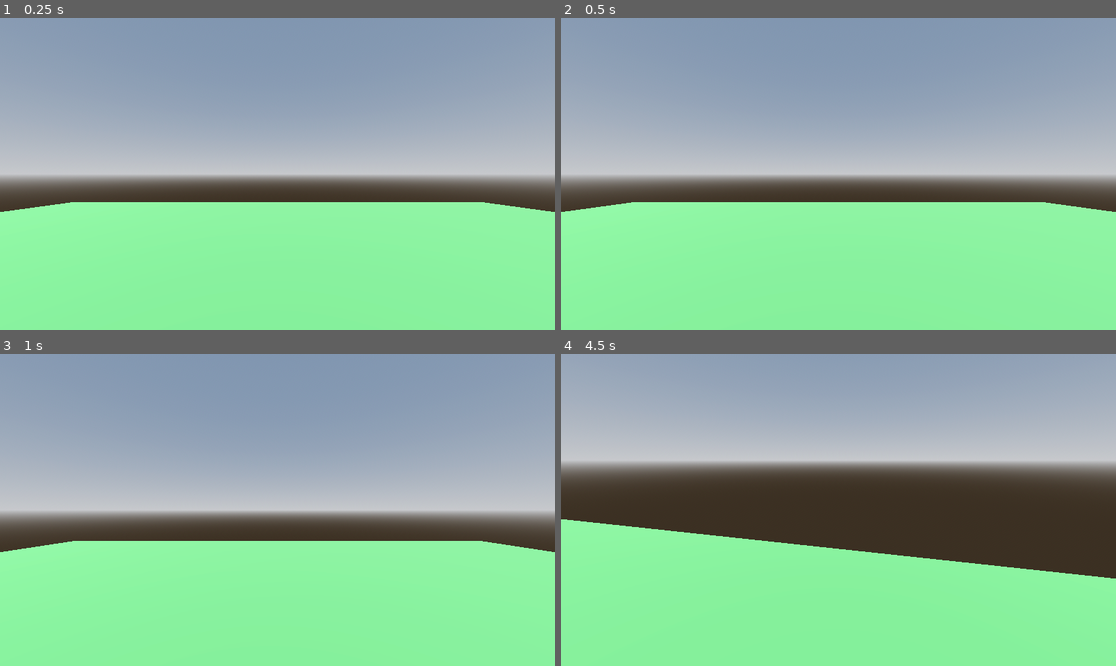
Above: before the commit, frames 1-4 (two rows, left to right).
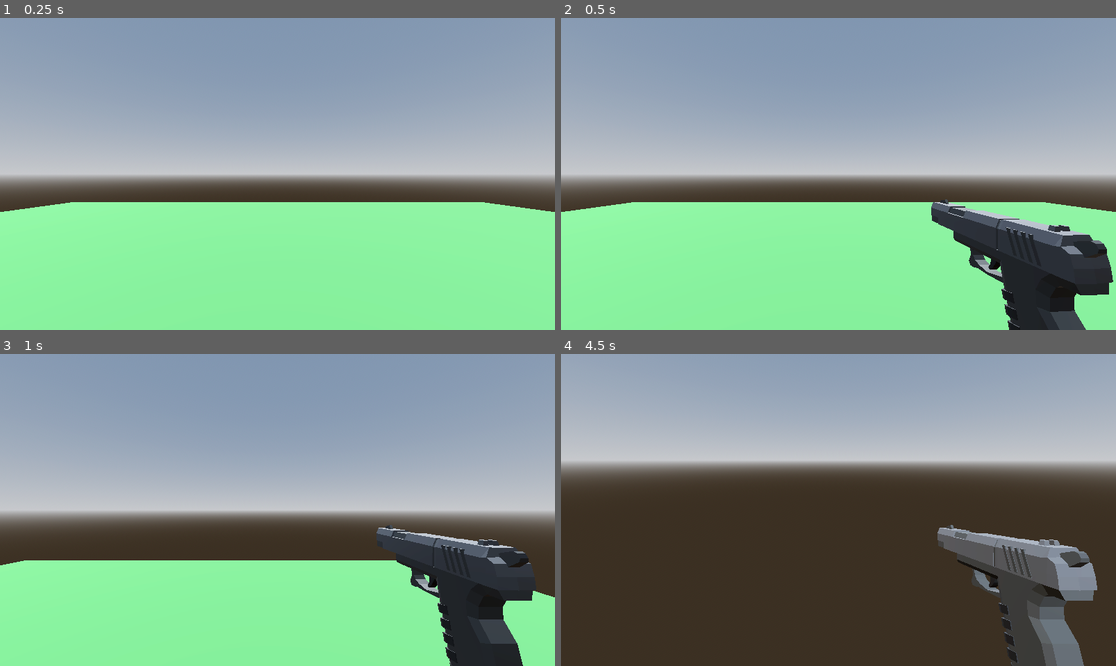
Above: after the commit, the same moments.

Repository: JunH0128/ShooterGame
Game: Godot game, scene res://Game.tscn
Same seed, same stepped clock (60 frames per second), same inputs: the game is played once before the commit and once after it.
Inputs (mouse positions are in pixels of both pictures, inside the frame that each line leads up to):
- Up to frame 1 (0.25 s): no input
- Up to frame 2 (0.5 s): no input
- Up to frame 3 (1 s): tap Enter (ui_accept) at 0.5, 0.77 s; move the mouse to (399, 494) at 0.52 s; press the mouse at (399, 494) at 0.53 s; hold D (right) from 0.53 s (still down)
- Up to frame 4 (4.5 s): move the mouse to (810, 510) at 1.27 s; release D (right) at 1.28 s; release the mouse at (810, 510) at 1.28 s; hold W (up) from 1.28 s (still down); click (810, 510) at 1.35 s; tap Enter (ui_accept) at 1.52, 3.02, 3.77 s; move the mouse to (849, 503) at 2.02 s; press the mouse at (849, 503) at 2.03 s; move the mouse to (832, 516) at 2.77 s; release the mouse at (832, 516) at 2.78 s; click (832, 516) at 2.85 s; move the mouse to (877, 513) at 3.52 s; press the mouse at (877, 513) at 3.53 s; move the mouse to (794, 506) at 4.27 s; release the mouse at (794, 506) at 4.28 s; click (794, 506) at 4.35 s

Frame 1 is identical in both runs. In frame 2, 7.4% of the frame differs, in the area x 66-100%, y 58-100%; in frame 3, 12%; in frame 4, 40%, in the area x 0-100%, y 53-100%.
Error before the commit: Attempt to call function 'is_playing' in base 'null instance' on a null instance. (res://Movement.gd:34)

Commit message:
new animation and fixing problem
adding new animation for the rifle and trying to apply animation to player like changing weapons

Diff:
--- a/shooter-game/Movement.gd
+++ b/shooter-game/Movement.gd
@@ -30,9 +30,9 @@
 	if Input.is_action_just_pressed("ui_accept") and is_on_floor():
 		velocity.y = JUMP_VELOCITY
 
-	if Input.is_action_pressed("shoot"):
-		if !gun_anim.is_playing():
-			gun_anim.play("Shoot")
+	#if Input.is_action_pressed("shoot"):
+		#if !gun_anim.is_playing():
+			#gun_anim.play("Shoot")
 
 	# Get the input direction and handle the movement/deceleration.
 	# As good practice, you should replace UI actions with custom gameplay actions.
--- a/shooter-game/Pistol.tscn
+++ b/shooter-game/Pistol.tscn
@@ -1,6 +1,6 @@
 [gd_scene load_steps=2 format=3 uid="uid://x0f2or8soflm"]
 
-[ext_resource type="PackedScene" uid="uid://c1lmaw2tulbx8" path="res://Pistol.glb" id="1_3w4v6"]
+[ext_resource type="PackedScene" uid="uid://c1lmaw2tulbx8" path="res://Assets/Pistol.glb" id="1_3w4v6"]
 
 [node name="pistol" instance=ExtResource("1_3w4v6")]
 transform = Transform3D(0.43, 0, 0, 0, 0.43, 0, 0, 0, 0.43, 0, 0, 0)
--- a/shooter-game/Player.tscn
+++ b/shooter-game/Player.tscn
@@ -1,9 +1,13 @@
-[gd_scene load_steps=16 format=3 uid="uid://dipi6emcgss2g"]
+[gd_scene load_steps=24 format=3 uid="uid://dipi6emcgss2g"]
 
 [ext_resource type="Script" uid="uid://bqotppxhs45jt" path="res://Movement.gd" id="1_kpjcp"]
+[ext_resource type="Script" uid="uid://r8wp7v3l82xa" path="res://weapon_manager.gd" id="2_5ncpa"]
 [ext_resource type="PackedScene" uid="uid://x0f2or8soflm" path="res://Pistol.tscn" id="2_kne1u"]
-[ext_resource type="PackedScene" uid="uid://bxixe6nplqyaq" path="res://Assault Rifle.glb" id="3_e80uo"]
-[ext_resource type="PackedScene" uid="uid://ds57c5rhe02yk" path="res://Shotgun.glb" id="4_cxr5p"]
+[ext_resource type="PackedScene" uid="uid://bxixe6nplqyaq" path="res://Assets/Assault Rifle.glb" id="3_e80uo"]
+[ext_resource type="Script" uid="uid://brq7q6sresex" path="res://Scripts/weapon_resource.gd" id="3_wi0c6"]
+[ext_resource type="PackedScene" uid="uid://ds57c5rhe02yk" path="res://Assets/Shotgun.glb" id="4_cxr5p"]
+[ext_resource type="Resource" uid="uid://ddmvw5obasde6" path="res://Weapon Resource/Pistol.tres" id="4_hp6x6"]
+[ext_resource type="Resource" uid="uid://bku0ngrhcbl5d" path="res://Weapon Resource/Rifle.tres" id="5_3tkgg"]
 
 [sub_resource type="CapsuleMesh" id="CapsuleMesh_iel74"]
 
@@ -53,6 +57,129 @@
 "values": [Vector3(0, 3.14159, 0), Vector3(0, 1.5708, 0)]
 }
 
+[sub_resource type="Animation" id="Animation_5ncpa"]
+resource_name = "Pistol Deactivate"
+length = 0.5
+tracks/0/type = "value"
+tracks/0/imported = false
+tracks/0/enabled = true
+tracks/0/path = NodePath("pistol:position")
+tracks/0/interp = 1
+tracks/0/loop_wrap = true
+tracks/0/keys = {
+"times": PackedFloat32Array(0, 0.5),
+"transitions": PackedFloat32Array(1, 1),
+"update": 0,
+"values": [Vector3(0.658175, -0.377085, -0.688546), Vector3(-1.15368, -2.04275, 0.586652)]
+}
+tracks/1/type = "value"
+tracks/1/imported = false
+tracks/1/enabled = true
+tracks/1/path = NodePath("pistol:rotation")
+tracks/1/interp = 1
+tracks/1/loop_wrap = true
+tracks/1/keys = {
+"times": PackedFloat32Array(0, 0.5),
+"transitions": PackedFloat32Array(1, 1),
+"update": 0,
+"values": [Vector3(0, 1.5708, 0), Vector3(0, 3.14159, 0)]
+}
+tracks/2/type = "value"
+tracks/2/imported = false
+tracks/2/enabled = true
+tracks/2/path = NodePath("pistol:visible")
+tracks/2/interp = 1
+tracks/2/loop_wrap = true
+tracks/2/keys = {
+"times": PackedFloat32Array(0, 0.5),
+"transitions": PackedFloat32Array(1, 1),
+"update": 1,
+"values": [true, false]
+}
+
+[sub_resource type="Animation" id="Animation_3tkgg"]
+resource_name = "Pistol OOA"
+length = 0.1
+tracks/0/type = "value"
+tracks/0/imported = false
+tracks/0/enabled = true
+tracks/0/path = NodePath("pistol:position")
+tracks/0/interp = 1
+tracks/0/loop_wrap = true
+tracks/0/keys = {
+"times": PackedFloat32Array(0, 0.0333333, 0.1),
+"transitions": PackedFloat32Array(1, 1, 1),
+"update": 0,
+"values": [Vector3(0.658175, -0.377085, -0.688546), Vector3(0.658, -0.377, -0.549), Vector3(0.658175, -0.377085, -0.688546)]
+}
+tracks/1/type = "value"
+tracks/1/imported = false
+tracks/1/enabled = true
+tracks/1/path = NodePath("pistol:rotation")
+tracks/1/interp = 1
+tracks/1/loop_wrap = true
+tracks/1/keys = {
+"times": PackedFloat32Array(0, 0.0333333, 0.1),
+"transitions": PackedFloat32Array(1, 1, 1),
+"update": 0,
+"values": [Vector3(0, 1.5708, 0), Vector3(0, 1.5708, 0), Vector3(0, 1.5708, 0)]
+}
+
+[sub_resource type="Animation" id="Animation_hp6x6"]
+resource_name = "Pistol Reload"
+tracks/0/type = "value"
+tracks/0/imported = false
+tracks/0/enabled = true
+tracks/0/path = NodePath("pistol:position")
+tracks/0/interp = 1
+tracks/0/loop_wrap = true
+tracks/0/keys = {
+"times": PackedFloat32Array(0, 0.2, 0.4, 0.8, 1),
+"transitions": PackedFloat32Array(1, 1, 1, 1, 1),
+"update": 0,
+"values": [Vector3(0.658175, -0.377085, -0.688546), Vector3(0.1, -0.377, -0.219), Vector3(0.1, -0.377, -0.094), Vector3(0.1, -0.377, -0.219), Vector3(0.658175, -0.377085, -0.688546)]
+}
+tracks/1/type = "value"
+tracks/1/imported = false
+tracks/1/enabled = true
+tracks/1/path = NodePath("pistol:rotation")
+tracks/1/interp = 1
+tracks/1/loop_wrap = true
+tracks/1/keys = {
+"times": PackedFloat32Array(0, 0.2, 0.4, 0.8, 1),
+"transitions": PackedFloat32Array(1, 1, 1, 1, 1),
+"update": 0,
+"values": [Vector3(0, 1.5708, 0), Vector3(0.872665, 1.5708, 0), Vector3(0.872665, 1.5708, 0), Vector3(0.872665, 1.5708, 0), Vector3(0, 1.5708, 0)]
+}
+
+[sub_resource type="Animation" id="Animation_wi0c6"]
+resource_name = "Pistol Shoot"
+length = 0.2
+tracks/0/type = "value"
+tracks/0/imported = false
+tracks/0/enabled = true
+tracks/0/path = NodePath("pistol:position")
+tracks/0/interp = 1
+tracks/0/loop_wrap = true
+tracks/0/keys = {
+"times": PackedFloat32Array(0, 0.0333333, 0.2),
+"transitions": PackedFloat32Array(1, 1, 1),
+"update": 0,
+"values": [Vector3(0.658175, -0.377085, -0.688546), Vector3(0.658, -0.377, -0.519), Vector3(0.658175, -0.377085, -0.688546)]
+}
+tracks/1/type = "value"
+tracks/1/imported = false
+tracks/1/enabled = true
+tracks/1/path = NodePath("pistol:rotation")
+tracks/1/interp = 1
+tracks/1/loop_wrap = true
+tracks/1/keys = {
+"times": PackedFloat32Array(0, 0.0333333, 0.2),
+"transitions": PackedFloat32Array(1, 1, 1),
+"update": 0,
+"values": [Vector3(0, 1.5708, 0), Vector3(0, 1.5708, 0.523599), Vector3(0, 1.5708, 0)]
+}
+
 [sub_resource type="Animation" id="Animation_dtqjt"]
 length = 0.001
 tracks/0/type = "value"
@@ -128,127 +255,32 @@
 "values": [false]
 }
 
-[sub_resource type="Animation" id="Animation_5ncpa"]
-resource_name = "Pistol Deactivate"
-length = 0.5
-tracks/0/type = "value"
-tracks/0/imported = false
-tracks/0/enabled = true
-tracks/0/path = NodePath("pistol:position")
-tracks/0/interp = 1
-tracks/0/loop_wrap = true
-tracks/0/keys = {
-"times": PackedFloat32Array(0, 0.5),
-"transitions": PackedFloat32Array(1, 1),
-"update": 0,
-"values": [Vector3(0.658175, -0.377085, -0.688546), Vector3(-1.15368, -2.04275, 0.586652)]
-}
-tracks/1/type = "value"
-tracks/1/imported = false
-tracks/1/enabled = true
-tracks/1/path = NodePath("pistol:rotation")
-tracks/1/interp = 1
-tracks/1/loop_wrap = true
-tracks/1/keys = {
-"times": PackedFloat32Array(0, 0.5),
-"transitions": PackedFloat32Array(1, 1),
-"update": 0,
-"values": [Vector3(0, 1.5708, 0), Vector3(0, 3.14159, 0)]
-}
-tracks/2/type = "value"
-tracks/2/imported = false
-tracks/2/enabled = true
-tracks/2/path = NodePath("pistol:visible")
-tracks/2/interp = 1
-tracks/2/loop_wrap = true
-tracks/2/keys = {
-"times": PackedFloat32Array(0, 0.5),
-"transitions": PackedFloat32Array(1, 1),
-"update": 1,
-"values": [true, false]
-}
-
-[sub_resource type="Animation" id="Animation_wi0c6"]
-resource_name = "Pistol Shoot"
-length = 0.2
-tracks/0/type = "value"
-tracks/0/imported = false
-tracks/0/enabled = true
-tracks/0/path = NodePath("pistol:position")
-tracks/0/interp = 1
-tracks/0/loop_wrap = true
-tracks/0/keys = {
-"times": PackedFloat32Array(0, 0.0333333, 0.2),
-"transitions": PackedFloat32Array(1, 1, 1),
-"update": 0,
-"values": [Vector3(0.658175, -0.377085, -0.688546), Vector3(0.658, -0.377, -0.639), Vector3(0.658175, -0.377085, -0.688546)]
-}
-tracks/1/type = "value"
-tracks/1/imported = false
-tracks/1/enabled = true
-tracks/1/path = NodePath("pistol:rotation")
-tracks/1/interp = 1
-tracks/1/loop_wrap = true
-tracks/1/keys = {
-"times": PackedFloat32Array(0, 0.0333333, 0.2),
-"transitions": PackedFloat32Array(1, 1, 1),
-"update": 0,
-"values": [Vector3(0, 1.5708, 0), Vector3(0, 1.5708, 0.523599), Vector3(0, 1.5708, 0)]
-}
-
-[sub_resource type="Animation" id="Animation_hp6x6"]
-resource_name = "Pistol Reload"
-tracks/0/type = "value"
-tracks/0/imported = false
-tracks/0/enabled = true
-tracks/0/path = NodePath("pistol:position")
-tracks/0/interp = 1
-tracks/0/loop_wrap = true
-tracks/0/keys = {
-"times": PackedFloat32Array(0, 0.2, 0.4, 0.8, 1),
-"transitions": PackedFloat32Array(1, 1, 1, 1, 1),
-"update": 0,
-"values": [Vector3(0.658175, -0.377085, -0.688546), Vector3(0.1, -0.377, -0.219), Vector3(0.1, -0.377, -0.094), Vector3(0.1, -0.377, -0.219), Vector3(0.658175, -0.377085, -0.688546)]
-}
-tracks/1/type = "value"
-tracks/1/imported = false
-tracks/1/enabled = true
-tracks/1/path = NodePath("pistol:rotation")
-tracks/1/interp = 1
-tracks/1/loop_wrap = true
-tracks/1/keys = {
-"times": PackedFloat32Array(0, 0.2, 0.4, 0.8, 1),
-"transitions": PackedFloat32Array(1, 1, 1, 1, 1),
-"update": 0,
-"values": [Vector3(0, 1.5708, 0), Vector3(0.872665, 1.5708, 0), Vector3(0.872665, 1.5708, 0), Vector3(0.872665, 1.5708, 0), Vector3(0, 1.5708, 0)]
-}
-
-[sub_resource type="Animation" id="Animation_3tkgg"]
-resource_name = "Pistol OOA"
+[sub_resource type="Animation" id="Animation_cxr5p"]
+resource_name = "Rifle AOO"
 length = 0.1
 tracks/0/type = "value"
 tracks/0/imported = false
 tracks/0/enabled = true
-tracks/0/path = NodePath("pistol:position")
+tracks/0/path = NodePath("Assault Rifle:position")
 tracks/0/interp = 1
 tracks/0/loop_wrap = true
 tracks/0/keys = {
 "times": PackedFloat32Array(0, 0.0333333, 0.1),
 "transitions": PackedFloat32Array(1, 1, 1),
 "update": 0,
-"values": [Vector3(0.658175, -0.377085, -0.688546), Vector3(0.658, -0.377, -0.549), Vector3(0.658175, -0.377085, -0.688546)]
-}
-tracks/1/type = "value"
-tracks/1/imported = false
-tracks/1/enabled = true
-tracks/1/path = NodePath("pistol:rotation")
+"values": [Vector3(0.659334, -0.341495, -1.06067), Vector3(0.659334, -0.341495, -0.970775), Vector3(0.659334, -0.341495, -1.06067)]
+}
+tracks/1/type = "value"
+tracks/1/imported = false
+tracks/1/enabled = true
+tracks/1/path = NodePath("Assault Rifle:rotation")
 tracks/1/interp = 1
 tracks/1/loop_wrap = true
 tracks/1/keys = {
 "times": PackedFloat32Array(0, 0.0333333, 0.1),
 "transitions": PackedFloat32Array(1, 1, 1),
 "update": 0,
-"values": [Vector3(0, 1.5708, 0), Vector3(0, 1.5708, 0), Vector3(0, 1.5708, 0)]
+"values": [Vector3(0, 0, 0), Vector3(0, 0, 0), Vector3(0, 0, 0)]
 }
 
 [sub_resource type="Animation" id="Animation_l6ohk"]
@@ -261,7 +293,7 @@
 tracks/0/interp = 1
 tracks/0/loop_wrap = true
 tracks/0/keys = {
-"times": PackedFloat32Array(0, 0.2, 0.5),
+"times": PackedFloat32Array(0, 0.1, 0.5),
 "transitions": PackedFloat32Array(1, 1, 1),
 "update": 0,
 "values": [Vector3(0, -2.0322, 0.673079), Vector3(0.263734, -1.35592, -0.0204188), Vector3(0.659334, -0.341495, -1.06067)]
@@ -273,7 +305,7 @@
 tracks/1/interp = 1
 tracks/1/loop_wrap = true
 tracks/1/keys = {
-"times": PackedFloat32Array(0, 0.2, 0.5),
+"times": PackedFloat32Array(0, 0.1, 0.5),
 "transitions": PackedFloat32Array(1, 1, 1),
 "update": 0,
 "values": [Vector3(0, 0, 0), Vector3(0, 1.5708, 0), Vector3(0, 0, 0)]
@@ -285,10 +317,105 @@
 tracks/2/interp = 1
 tracks/2/loop_wrap = true
 tracks/2/keys = {
-"times": PackedFloat32Array(0, 0.2),
+"times": PackedFloat32Array(0, 0.1),
 "transitions": PackedFloat32Array(1, 1),
 "update": 1,
 "values": [false, true]
+}
+
+[sub_resource type="Animation" id="Animation_e80uo"]
+resource_name = "Rifle Deactivate"
+length = 0.5
+tracks/0/type = "value"
+tracks/0/imported = false
+tracks/0/enabled = true
+tracks/0/path = NodePath("Assault Rifle:position")
+tracks/0/interp = 1
+tracks/0/loop_wrap = true
+tracks/0/keys = {
+"times": PackedFloat32Array(0, 0.5),
+"transitions": PackedFloat32Array(1, 1),
+"update": 0,
+"values": [Vector3(0.659334, -0.341495, -1.06067), Vector3(-0.753216, -1.45477, 0.75984)]
+}
+tracks/1/type = "value"
+tracks/1/imported = false
+tracks/1/enabled = true
+tracks/1/path = NodePath("Assault Rifle:rotation")
+tracks/1/interp = 1
+tracks/1/loop_wrap = true
+tracks/1/keys = {
+"times": PackedFloat32Array(0, 0.5),
+"transitions": PackedFloat32Array(1, 1),
+"update": 0,
+"values": [Vector3(0, 0, 0), Vector3(0, 1.5708, 0)]
+}
+tracks/2/type = "value"
+tracks/2/imported = false
+tracks/2/enabled = true
+tracks/2/path = NodePath("Assault Rifle:visible")
+tracks/2/interp = 1
+tracks/2/loop_wrap = true
+tracks/2/keys = {
+"times": PackedFloat32Array(0, 0.5),
+"transitions": PackedFloat32Array(1, 1),
+"update": 1,
+"values": [true, false]
+}
+
+[sub_resource type="Animation" id="Animation_oudfo"]
+resource_name = "Rifle Reload"
+tracks/0/type = "value"
+tracks/0/imported = false
+tracks/0/enabled = true
+tracks/0/path = NodePath("Assault Rifle:position")
+tracks/0/interp = 1
+tracks/0/loop_wrap = true
+tracks/0/keys = {
+"times": PackedFloat32Array(0, 0.2, 0.4, 0.8, 1),
+"transitions": PackedFloat32Array(1, 1, 1, 1, 1),
+"update": 0,
+"values": [Vector3(0.659334, -0.341495, -1.06067), Vector3(0.555441, -0.328445, -0.734471), Vector3(0.322954, -0.328445, -0.554993), Vector3(0.555441, -0.328445, -0.734471), Vector3(0.659334, -0.341495, -1.06067)]
+}
+tracks/1/type = "value"
+tracks/1/imported = false
+tracks/1/enabled = true
+tracks/1/path = NodePath("Assault Rifle:rotation")
+tracks/1/interp = 1
+tracks/1/loop_wrap = true
+tracks/1/keys = {
+"times": PackedFloat32Array(0, 0.2, 0.4, 0.8, 1),
+"transitions": PackedFloat32Array(1, 1, 1, 1, 1),
+"update": 0,
+"values": [Vector3(0, 0, 0), Vector3(0.128613, 0.177835, -0.559897), Vector3(-0.140904, 0.178134, -0.608225), Vector3(0.128613, 0.177835, -0.559897), Vector3(0, 0, 0)]
+}
+
+[sub_resource type="Animation" id="Animation_d6rpx"]
+resource_name = "Rifle Shoot"
+length = 0.2
+tracks/0/type = "value"
+tracks/0/imported = false
+tracks/0/enabled = true
+tracks/0/path = NodePath("Assault Rifle:position")
+tracks/0/interp = 1
+tracks/0/loop_wrap = true
+tracks/0/keys = {
+"times": PackedFloat32Array(0, 0.0333333, 0.2),
+"transitions": PackedFloat32Array(1, 1, 1),
+"update": 0,
+"values": [Vector3(0.659334, -0.341495, -1.06067), Vector3(0.659334, -0.170407, -0.811216), Vector3(0.659334, -0.341495, -1.06067)]
+}
+tracks/1/type = "value"
+tracks/1/imported = false
+tracks/1/enabled = true
+tracks/1/path = NodePath("Assault Rifle:rotation")
+tracks/1/interp = 1
+tracks/1/loop_wrap = true
+tracks/1/keys = {
+"times": PackedFloat32Array(0, 0.0333333, 0.2),
+"transitions": PackedFloat32Array(1, 1, 1),
+"update": 0,
+"values": [Vector3(0, 0, 0), Vector3(0.559134, 0, 0), Vector3(0, 0, 0)]
 }
 
 [sub_resource type="AnimationLibrary" id="AnimationLibrary_oudfo"]
@@ -299,7 +426,11 @@
 &"Pistol Reload": SubResource("Animation_hp6x6"),
 &"Pistol Shoot": SubResource("Animation_wi0c6"),
 &"RESET": SubResource("Animation_dtqjt"),
-&"Rifle Activate": SubResource("Animation_l6ohk")
+&"Rifle AOO": SubResource("Animation_cxr5p"),
+&"Rifle Activate": SubResource("Animation_l6ohk"),
+&"Rifle Deactivate": SubResource("Animation_e80uo"),
+&"Rifle Reload": SubResource("Animation_oudfo"),
+&"Rifle Shoot": SubResource("Animation_d6rpx")
 }
 
 [node name="Player" type="CharacterBody3D"]
@@ -320,11 +451,14 @@
 transform = Transform3D(1, 0, 0, 0, 1, 0, 0, 0, 1, 0, 0.396521, -0.0824521)
 
 [node name="Weapon_Manager" type="Node3D" parent="Neck/Camera3D"]
+script = ExtResource("2_5ncpa")
+_weapon_resource = Array[ExtResource("3_wi0c6")]([ExtResource("4_hp6x6"), ExtResource("5_3tkgg")])
+Start_Weapons = Array[String](["Pistol", "Rifle"])
 
 [node name="FPS_Rig" type="Node3D" parent="Neck/Camera3D/Weapon_Manager"]
 
 [node name="pistol" parent="Neck/Camera3D/Weapon_Manager/FPS_Rig" instance=ExtResource("2_kne1u")]
-transform = Transform3D(-1.74846e-08, 0, 0.4, 0, 0.4, 0, -0.4, 0, -1.74846e-08, 0, -2.0322, 0.673079)
+transform = Transform3D(-1.448e-06, 0, 0.4, 0, 0.4, 0, -0.4, 0, -1.448e-06, 0, -2.0322, 0.673079)
 visible = false
 
 [node name="Assault Rifle" parent="Neck/Camera3D/Weapon_Manager/FPS_Rig" instance=ExtResource("3_e80uo")]
@@ -335,6 +469,7 @@
 transform = Transform3D(-1.74846e-08, 0, 0.4, 0, 0.4, 0, -0.4, 0, -1.74846e-08, 0, -2.0322, 0.673079)
 
 [node name="AnimationPlayer" type="AnimationPlayer" parent="Neck/Camera3D/Weapon_Manager/FPS_Rig"]
+unique_name_in_owner = true
 libraries = {
 &"": SubResource("AnimationLibrary_oudfo")
 }
--- /dev/null
+++ b/shooter-game/Scripts/weapon_resource.gd
@@ -0,0 +1,17 @@
+extends Resource
+
+class_name Weapon_Resource
+
+@export var Weapon_Name: String
+@export var Activate_Anim: String
+@export var Shoot_Anim: String
+@export var Reload_Anim: String
+@export var Deactivate_Anim: String
+@export var Out_Of_Ammo_Anim: String
+
+@export var Current_Ammo: int
+@export var Reserve_Ammo: int
+@export var Magazine: int
+@export var Max_Ammo: int
+
+@export var Auto_Fire: bool
--- /dev/null
+++ b/shooter-game/Weapon Resource/Pistol.tres
@@ -0,0 +1,18 @@
+[gd_resource type="Resource" script_class="Weapon_Resource" load_steps=2 format=3 uid="uid://ddmvw5obasde6"]
+
+[ext_resource type="Script" uid="uid://brq7q6sresex" path="res://Scripts/weapon_resource.gd" id="1_qmpp8"]
+
+[resource]
+script = ExtResource("1_qmpp8")
+Weapon_Name = "Pistol"
+Activate_Anim = "Pistol Activate"
+Shoot_Anim = "Pistol Shoot"
+Reload_Anim = "Pistol Reload"
+Deactivate_Anim = "Pistol Deactivate"
+Out_Of_Ammo_Anim = "Pistol OOA"
+Current_Ammo = 10
+Reserve_Ammo = 10
+Magazine = 10
+Max_Ammo = 20
+Auto_Fire = false
+metadata/_custom_type_script = ExtResource("1_qmpp8")
--- /dev/null
+++ b/shooter-game/Weapon Resource/Rifle.tres
@@ -0,0 +1,18 @@
+[gd_resource type="Resource" script_class="Weapon_Resource" load_steps=2 format=3 uid="uid://bku0ngrhcbl5d"]
+
+[ext_resource type="Script" uid="uid://brq7q6sresex" path="res://Scripts/weapon_resource.gd" id="1_o4lm7"]
+
+[resource]
+script = ExtResource("1_o4lm7")
+Weapon_Name = "Rifle"
+Activate_Anim = "Rifle Activate"
+Shoot_Anim = "Rifle Shoot"
+Reload_Anim = "Rifle Reload"
+Deactivate_Anim = "Rifle Deactivate"
+Out_Of_Ammo_Anim = "Rifle OOA"
+Current_Ammo = 30
+Reserve_Ammo = 60
+Magazine = 30
+Max_Ammo = 60
+Auto_Fire = false
+metadata/_custom_type_script = ExtResource("1_o4lm7")
--- /dev/null
+++ b/shooter-game/Weapon Resource/Shortfun.tres
@@ -0,0 +1,18 @@
+[gd_resource type="Resource" script_class="Weapon_Resource" load_steps=2 format=3 uid="uid://cyqi161ly4oe4"]
+
+[ext_resource type="Script" uid="uid://brq7q6sresex" path="res://Scripts/weapon_resource.gd" id="1_m3sja"]
+
+[resource]
+script = ExtResource("1_m3sja")
+Weapon_Name = "Shortgun"
+Activate_Anim = "Shortgun Activate"
+Shoot_Anim = "Shortgun Shoot"
+Reload_Anim = "Shortgun Reload"
+Deactivate_Anim = "Shortgun Deactivate"
+Out_Of_Ammo_Anim = "Shortgun AAO"
+Current_Ammo = 6
+Reserve_Ammo = 12
+Magazine = 6
+Max_Ammo = 12
+Auto_Fire = false
+metadata/_custom_type_script = ExtResource("1_m3sja")
--- a/shooter-game/project.godot
+++ b/shooter-game/project.godot
@@ -50,3 +50,18 @@
 "events": [Object(InputEventMouseButton,"resource_local_to_scene":false,"resource_name":"","device":-1,"window_id":0,"a …(257 unchanged characters)…
 ]
 }
+Weapon_UP={
+"deadzone": 0.2,
+"events": [Object(InputEventMouseButton,"resource_local_to_scene":false,"resource_name":"","device":-1,"window_id":0,"alt_pressed":false,"shift_pressed":false,"ctrl_pressed":false,"meta_pressed":false,"button_mask":8,"position":Vector2(67, 17),"global_position":Vector2(76, 65),"factor":1.0,"button_index":4,"canceled":false,"pressed":true,"double_click":false,"script":null)
+]
+}
+Weapon_Down={
+"deadzone": 0.2,
+"events": [Object(InputEventMouseButton,"resource_local_to_scene":false,"resource_name":"","device":-1,"window_id":0,"alt_pressed":false,"shift_pressed":false,"ctrl_pressed":false,"meta_pressed":false,"button_mask":16,"position":Vector2(183, 19),"global_position":Vector2(192, 67),"factor":1.0,"button_index":5,"canceled":false,"pressed":true,"double_click":false,"script":null)
+]
+}
+Reload={
+"deadzone": 0.2,
+"events": [Object(InputEventKey,"resource_local_to_scene":false,"resource_name":"","device":-1,"window_id":0,"alt_pressed":false,"shift_pressed":false,"ctrl_pressed":false,"meta_pressed":false,"pressed":false,"keycode":0,"physical_keycode":82,"key_label":0,"unicode":114,"location":0,"echo":false,"script":null)
+]
+}
--- /dev/null
+++ b/shooter-game/weapon_manager.gd
@@ -0,0 +1,43 @@
+extends Node3D
+
+@onready var Animation_Player = get_node("%AnimationPlayer")
+
+var Current_Weapon = null
+
+var Weapon_Stack = []
+
+var Next_Weapon: String
+
+var Weapon_List = {}
+
+@export var _weapon_resource: Array[Weapon_Resource]
+
+@export var Start_Weapons: Array[String]
+
+func _ready():
+	Initialize(Start_Weapons) #enter the state machine
+
+#func _input(event):
+	#if event.is_action_pressed("Weapon_Up"):
+		#Weapon_Indicator = min(Weapon_Indicator+1, Weapon_Stack.size()-1)
+		#exit(Weapon_Stack[Weapon_Indicator])
+
+func Initialize(_start_weapons: Array):
+	for weapon in _weapon_resource:
+		Weapon_List[weapon.Weapon_Name] = weapon
+
+	for i in _start_weapons:
+		Weapon_Stack.push_back(i) # add out start weapons
+
+	Current_Weapon = Weapon_List[Weapon_Stack[0]]  # set the first weapon in the stack to current
+	enter()
+
+func enter():
+	Animation_Player.queue(Current_Weapon.Activate_Anim)
+
+func exit(_next_weapon: String):
+	#in order to change weapons first call exit
+	pass
+
+func Change_Weapon():
+	pass
Renamed: shooter-game/Assault Rifle (1).glb -> shooter-game/Assets/Assault Rifle (1).glb
Not shown, changed: shooter-game/Assets/Assault Rifle (1).glb.import
Renamed: shooter-game/Assault Rifle.glb -> shooter-game/Assets/Assault Rifle.glb
Not shown, changed: shooter-game/Assets/Assault Rifle.glb.import
Renamed: shooter-game/Pistol Ammo.glb -> shooter-game/Assets/Pistol Ammo.glb
Not shown, changed: shooter-game/Assets/Pistol Ammo.glb.import
Binary file added: shooter-game/Assets/Pistol Ammo_Diffuse_palette_2.jpg
Not shown, added: shooter-game/Assets/Pistol Ammo_Diffuse_palette_2.jpg.import
Renamed: shooter-game/Pistol.glb -> shooter-game/Assets/Pistol.glb
Not shown, changed: shooter-game/Assets/Pistol.glb.import
Renamed: shooter-game/Shotgun.glb -> shooter-game/Assets/Shotgun.glb
Not shown, changed: shooter-game/Assets/Shotgun.glb.import
(and 2 more such lines)
